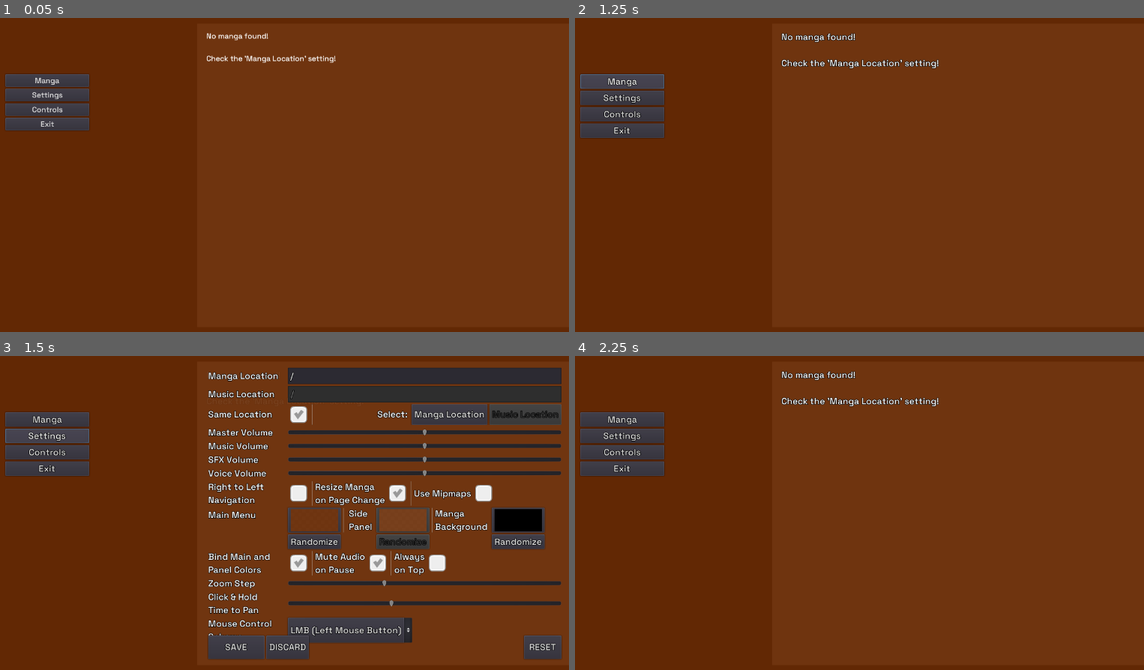
Above: before the commit, frames 1-4 (two rows, left to right).
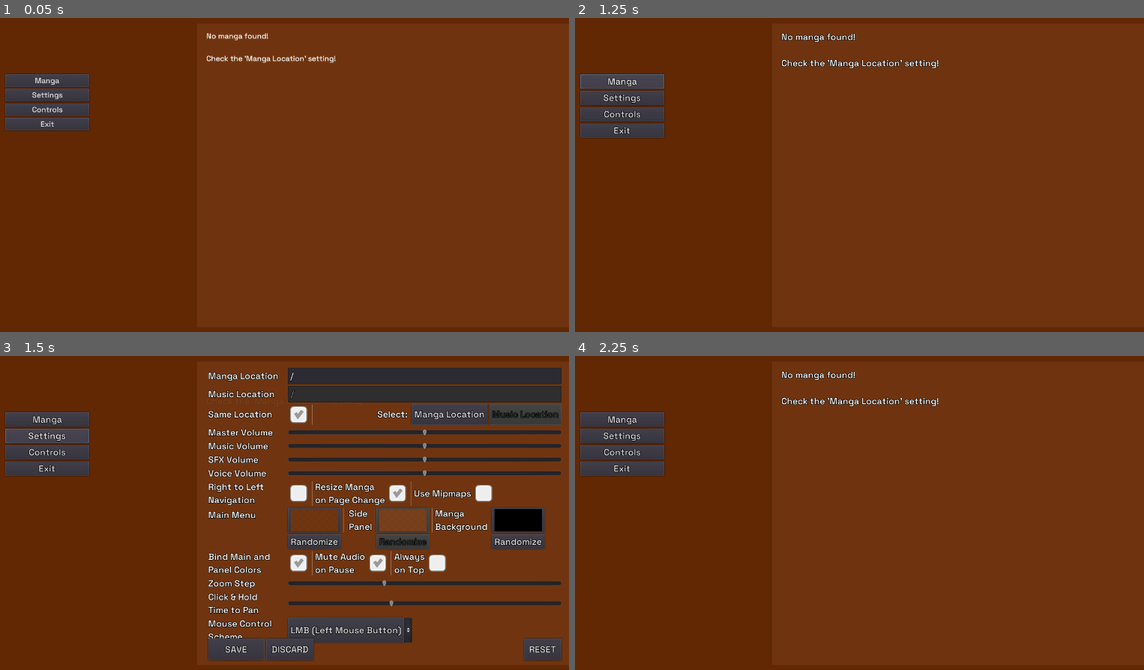
Above: after the commit, the same moments.

Repository: MrPoblin/Sound-Manga-Reader-Godot
Game: Godot game, scene res://Scenes/UI/Main.tscn
Same seed, same stepped clock (60 frames per second), same inputs: the game is played once before the commit and once after it. The engine's default icon, where the game draws it, is replaced by a stand-in: a white triangle on a blue panel in a dark square.
Inputs:
- Up to frame 1 (0.05 s): no input
- Up to frame 2 (1.25 s): click "Manga" at 0.5 s
- Up to frame 3 (1.5 s): click "Settings" at 1.25 s
- Up to frame 4 (2.25 s): click "SAVE" at 2 s

Frames 1-2 are identical in both runs. In frame 3, 0.7% of the frame differs, in the area x 36-99%, y 88-98%; in frame 4, nothing differs.

Commit message:
Update Settings.tscn

Diff:
--- a/Scenes/UI/Settings.tscn
+++ b/Scenes/UI/Settings.tscn
@@ -454,25 +454,25 @@
 script = ExtResource( 9 )
 
 [node name="SettEndGrid" type="GridContainer" parent="set"]
-anchor_top = 0.91
+anchor_top = 0.92
 anchor_right = 0.98
-anchor_bottom = 0.99
+anchor_bottom = 0.995
 columns = 4
 
 [node name="SettingSave" type="Button" parent="set/SettEndGrid"]
 margin_right = 120.0
-margin_bottom = 51.0
+margin_bottom = 52.0
 rect_min_size = Vector2( 120, 0 )
 mouse_default_cursor_shape = 2
 size_flags_vertical = 3
-text = "SAVE"
+text = " SAVE "
 
 [node name="SettingDiscard" type="Button" parent="set/SettEndGrid"]
 margin_left = 124.0
-margin_right = 193.0
-margin_bottom = 51.0
-mouse_default_cursor_shape = 2
-text = "DISCARD"
+margin_right = 201.0
+margin_bottom = 52.0
+mouse_default_cursor_shape = 2
+text = " DISCARD "
 script = ExtResource( 8 )
 
 [node name="DiscardConf" type="ConfirmationDialog" parent="set/SettEndGrid/SettingDiscard"]
@@ -482,26 +482,19 @@
 window_title = "Discard Changes?"
 
 [node name="endSpace" type="Control" parent="set/SettEndGrid"]
-margin_left = 197.0
+margin_left = 205.0
 margin_right = 1132.0
-margin_bottom = 51.0
+margin_bottom = 52.0
 size_flags_horizontal = 3
-
-[node name="\?" type="Button" parent="set/SettEndGrid"]
-visible = false
-margin_left = 712.0
-margin_right = 730.0
-margin_bottom = 26.0
-text = "?"
 
 [node name="SettingReset" type="Button" parent="set/SettEndGrid"]
 margin_left = 1136.0
 margin_right = 1216.0
-margin_bottom = 51.0
+margin_bottom = 52.0
 rect_min_size = Vector2( 80, 0 )
 mouse_default_cursor_shape = 2
 size_flags_vertical = 3
-text = "RESET"
+text = " RESET "
 script = ExtResource( 6 )
 
 [node name="ResetConf" type="ConfirmationDialog" parent="set/SettEndGrid/SettingReset"]
